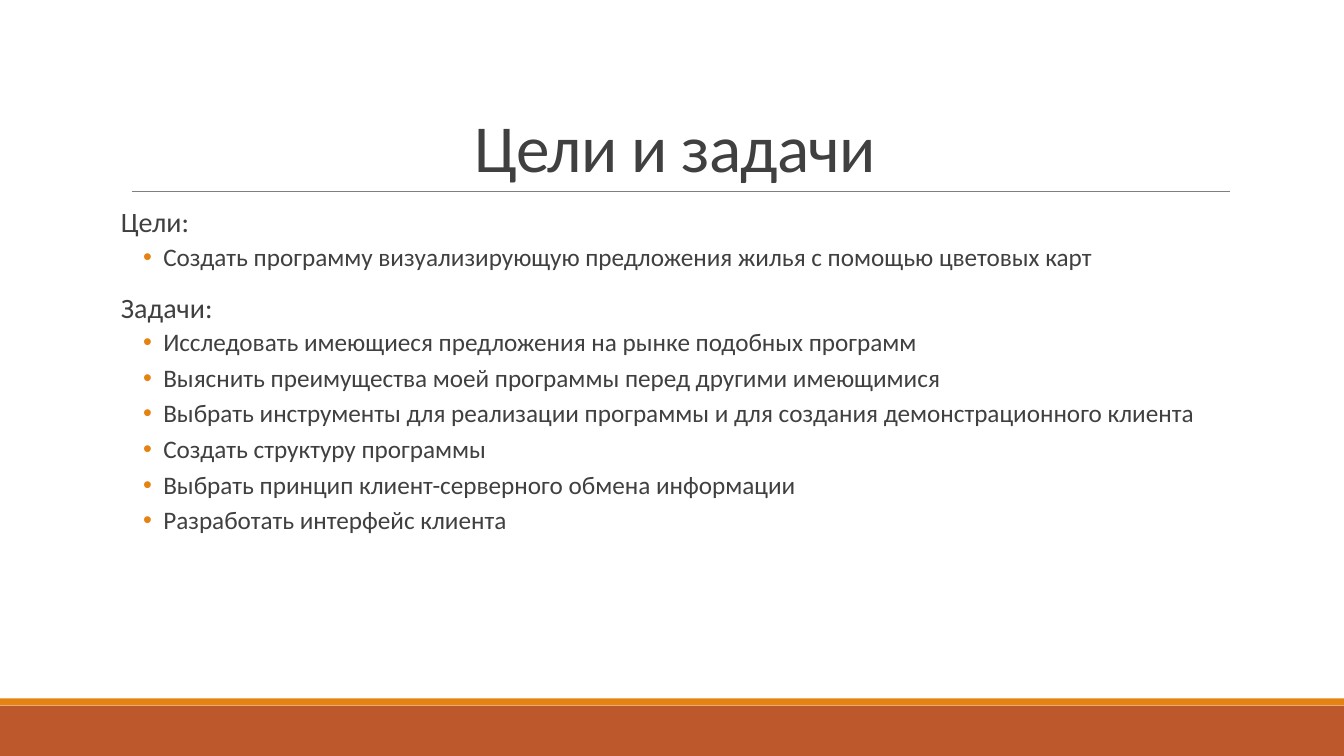
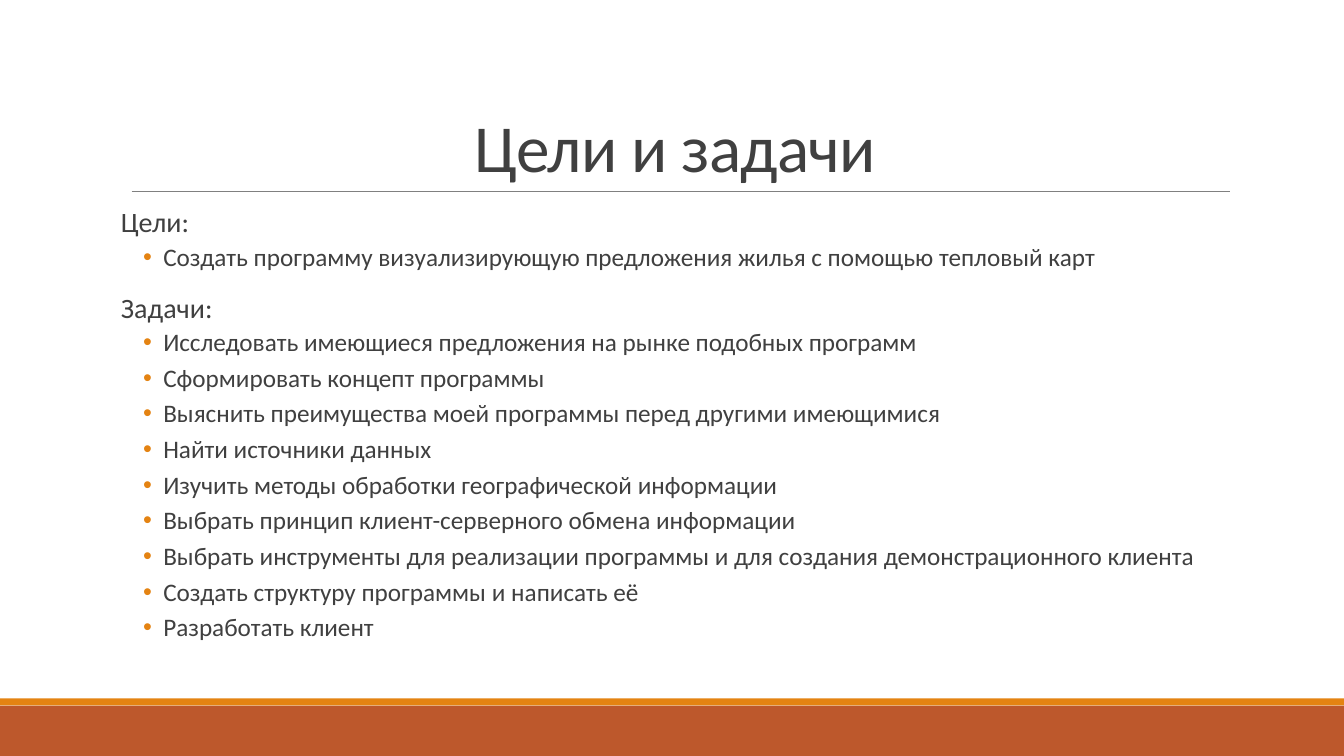
Before and after one commit to Zettroke/PropertyHeatMap, a slide deck: slide 2 of Презентация/Тепловая карта предложений жилья.pptx. Drawn at 1344x756 pixels with LibreOffice and Linux fonts; fonts in the diff are those of the drawing. Boxes give left, top, right and bottom in pixels: in the first picture for what was removed or moved away, otherwise in the second. Text is boxed around its words. In the diff, an @@ line names an element or a change of style, - is before the commit and + after.

```diff
--- a/Презентация/Тепловая карта предложений жилья.pptx
+++ b/Презентация/Тепловая карта предложений жилья.pptx
@@ text at (163,249,1094,270): text changed @@
-  • Создать программу визуализирующую предложения жилья с помощью цветовых карт
+  • Создать программу визуализирующую предложения жилья с помощью тепловый карт
@@ text at (163,370,544,391): paragraph added @@
+  • Сформировать концепт программы
@@ text at (163,441,795,533): paragraphs added @@
+  • Найти источники данных
+  • Изучить методы обработки географической информации
+  • Выбрать принцип клиент-серверного обмена информации
@@ text at (163,584,638,640): text changed @@
-  • Создать структуру программы
-  • Выбрать принцип клиент-серверного обмена информации
-  • Разработать интерфейс клиента
+  • Создать структуру программы и написать её
+  • Разработать клиент
```
Also in this commit, not shown: 1 other slide changed, 13 slides added, 2 slides removed, 8 other files.
